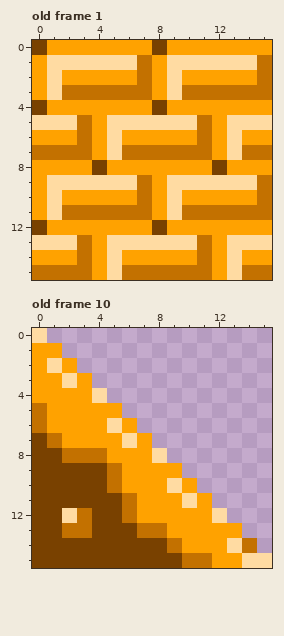
One commit to this pixel-art file: Tilesets/Grass/Grass.aseprite. Above: the version before the commit.
16x16 pixels, 13 frames. Shown: old frame 1, old frame 10.
After:
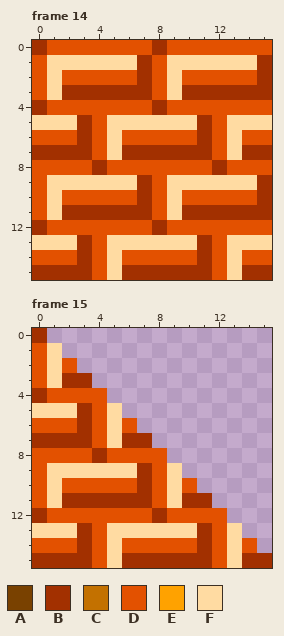
Palette (. is transparent): A #794100  B #a23000  C #c37100  D #e35100  E #ffa200  F #ffdba2
A new or re-ordered frame is compared with the old frame closest to it.
The author wrote: Tileset bricks
The edit:
frames 13 -> 15
Changed rows in their new state; - is an unchanged pixel.
Frame 14 is new; against old frame 1:
first column x 0:
 0 BDDDDDDDBDDDDDDD
 1 D------BD------B
 2 D-DDDDDBD-DDDDDB
 3 D-BBBBBBD-BBBBBB
 4 BDDDDDDDBDDDDDDD
 5 ---BD------BD---
 6 DDDBD-DDDDDBD-DD
 7 BBBBD-BBBBBBD-BB
 8 DDDDBDDDDDDDBDDD
 9 D------BD------B
10 D-DDDDDBD-DDDDDB
11 D-BBBBBBD-BBBBBB
12 BDDDDDDDBDDDDDDD
13 ---BD------BD---
14 DDDBD-DDDDDBD-DD
15 BBBBD-BBBBBBD-BB
Frame 15 is new; against old frame 10:
first column x 0:
 0 B---------------
 1 DF--------------
 2 D-D-------------
 3 DFBB------------
 4 BDDDD-----------
 5 FFFBDF----------
 6 DDDBD-D---------
 7 BBBBDFBB--------
 8 DDDDBDDDD-------
 9 DFFFFFFBDF------
10 DFDDDDDBD-D-----
11 DFBBBBBBDFBB----
12 BDDDDDDDBDDDD---
13 FFFBDFFFFFFBDF--
14 DDDBDFDDDDDBD-D-
15 BBBBDFBBBBBBDFBB
Where, in picture pixels (left, top, right, bottom), the same in both pictures:
changed: (32, 40, 272, 280)
changed: (32, 328, 272, 568)
